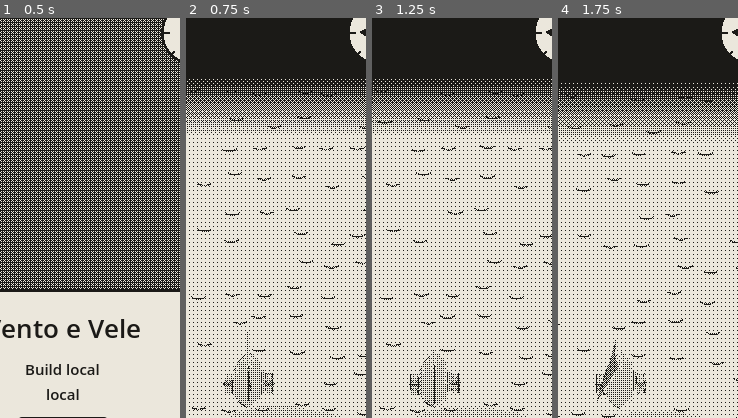
Above: before the commit, frames 1-4 (left to right).
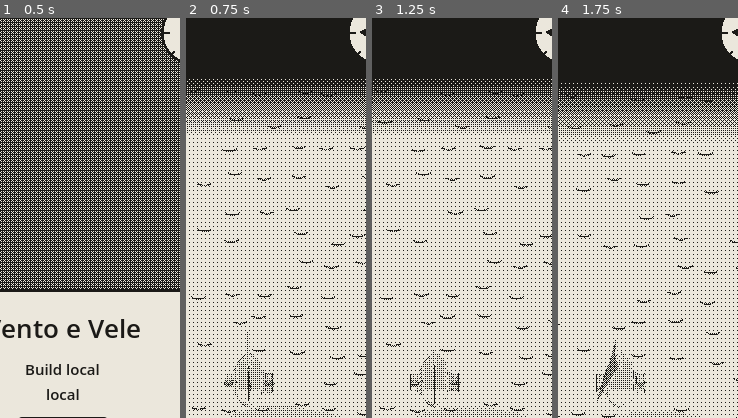
Above: after the commit, the same moments.

Repository: EnricoLabarile/Sail
Game: Godot game, scene res://Assets/Scenes/Overworld.tscn
Two runs of this game, one before a commit and one after it. Both use one fixed random seed, a clock stepped at 60 frames per second and the inputs below.
Inputs (mouse positions are % of the whole screen's width and height, from its top left):
- Up to frame 1 (0.5 s): no input
- Up to frame 2 (0.75 s): click "Set sail" at 0.5 s
- Up to frame 3 (1.25 s): no input
- Up to frame 4 (1.75 s): tap Enter (ui_accept) at 1.25 s; drag from (50, 81) to (60, 28) at 1.27 s
The pictures show only the part of the screen within x 32-82%, y 4-54%; the shares and areas given below are measured in that part.

Frame 1 is identical in both runs. In frame 2, 0.1% of the frame differs, in the area x 20-49%, y 88-98%; in frame 3, 0.2%, in the area x 20-49%, y 89-97%; in frame 4, 0.1%.

Commit message:
Revert the sea backdrop (DEPTH 0)
Co-Authored-By: Claude Opus 5.5 <noreply@anthropic.com>
Claude-Session: https://claude.ai/code/session_0154zeqDuhZHz7ZXLE21BuMs

Diff:
--- a/Assets/Landscape/world/sea.gdshader
+++ b/Assets/Landscape/world/sea.gdshader
@@ -4,8 +4,7 @@
 //   1. it shows the map Enrico paints (map_paint.png), once, stretched over the plane;
 //   2. on the sea only (where map_collision.png is black), it adds short dark wavelets that stay
 //      fixed in the world, so you can see the boat moving.
-//   3. it covers in black what the boat hasn't seen yet (the fog of war, fog.gd);
-//   4. it sits behind everything (DEPTH = 0.0), so the boat is never cut by the water.
+//   3. it covers in black what the boat hasn't seen yet (the fog of war, fog.gd).
 // Unshaded: no light on it, the greys are shown as painted; the dither turns them into paper and ink.
 shader_type spatial;
 render_mode unshaded;
@@ -54,10 +53,4 @@
 	// The fog of war: where the boat hasn't been, solid black (ink once dithered), as in the prototype.
 	float fog = texture(fog_tex, UV).r;                 // 1 = in fog, 0 = seen
 	ALBEDO = mix(col, vec3(0.0), fog);
-
-	// The sea is a backdrop: it tells the depth buffer it's as far away as anything can be (in Godot 4
-	// 0.0 is the farthest, 1.0 the nearest). So whatever is drawn over it, the boat, always shows whole,
-	// even the parts that dip under the water when she heels: the water never cuts through her.
-	// (In Unreal: like a sky sphere, always behind.)
-	DEPTH = 0.0;
 }
Not shown, changed: CLAUDE.md
